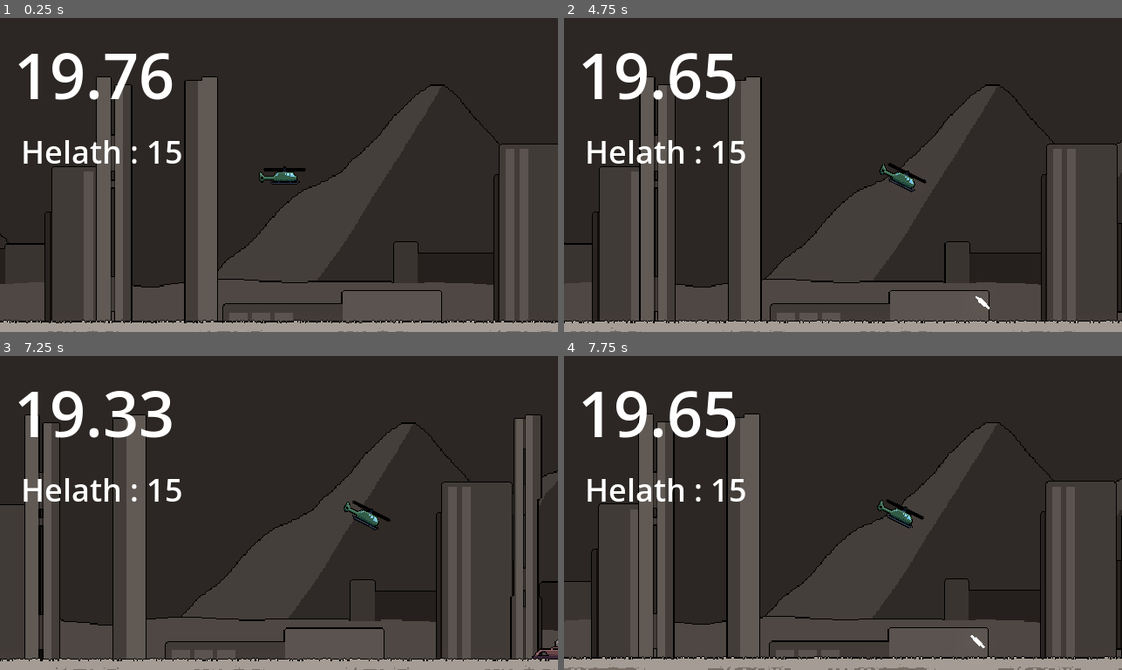
Above: before the commit, frames 1-4 (two rows, left to right).
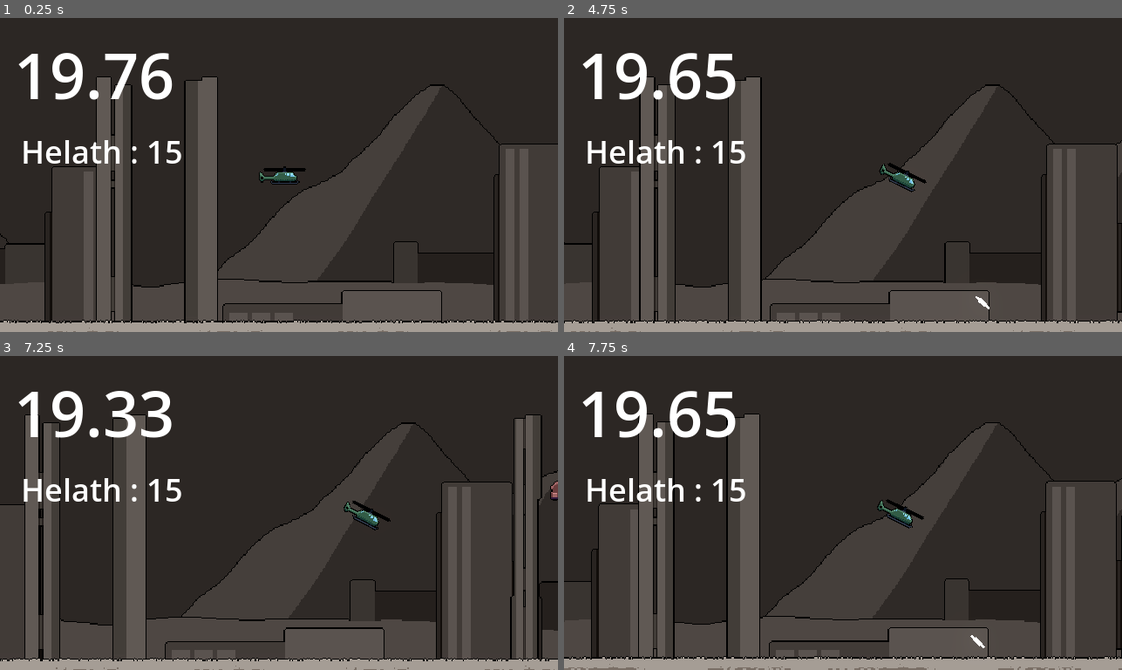
Above: after the commit, the same moments.

Repository: sirius-leaf/20s-Game-Project
Game: Godot game, scene res://Scene/Level Scene/level.tscn
The game is run twice, just before and just after one commit, with the same random seed, the same clock (stepped at 60 frames per second) and the same inputs.
Inputs:
- Up to frame 1 (0.25 s): no input
- Up to frame 2 (4.75 s): hold R 0.53-1.28 s; hold Up (ui_up) 0.53-2.03 s; tap Space at 0.77, 1.52, 3.02, 3.77, 4.52 s; tap R at 1.35, 2.85, 4.35 s; hold R 2.03-2.78 s; hold Left (ui_left) 2.03-3.53 s; hold Down (ui_down) 3.53-4.28 s; hold R 3.53-4.28 s; hold Right (ui_right) from 4.28 s (still down)
- Up to frame 3 (7.25 s): release Right (ui_right) at 5.03 s; hold Up (ui_up) 5.03-5.78 s; hold R 5.03-5.78 s; hold Right (ui_right) from 5.78 s (still down); tap R at 5.85 s; tap Space at 6.02, 6.77 s; hold R from 6.53 s (still down)
- Up to frame 4 (7.75 s): keep holding Right (ui_right); release R at 7.28 s; tap R at 7.35 s; tap Space at 7.52 s

Frames 1-2 are identical in both runs. In frame 3, 0.2% of the frame differs, in the area x 95-100%, y 39-97%; in frame 4, nothing differs.
Error before the commit: Invalid access to property or key 'global_position' on a base object of type 'null instance'. (res://Script/turret.gd:42)
Error after the commit: Invalid access to property or key 'ChaosMode' on a base object of type 'null instance'. (res://Script/turret.gd:44)

Commit message:
added chaos mode

Diff:
--- a/Scene/Level Scene/level.tscn
+++ b/Scene/Level Scene/level.tscn
@@ -1,7 +1,7 @@
 [gd_scene load_steps=23 format=3 uid="uid://xm5ntgfadppk"]
 
 [ext_resource type="PackedScene" uid="uid://cdp1ti4scnxv" path="res://Scene/Object Scene/player.tscn" id="1_7koso"]
-[ext_resource type="Script" path="res://Script/bgm.gd" id="2_bjuh4"]
+[ext_resource type="Script" path="res://Script/global_setting.gd" id="1_vknd6"]
 [ext_resource type="AudioStream" uid="uid://c8emwgw2gpncx" path="res://Asset/Music/20s game ost.mp3" id="2_c7ai7"]
 [ext_resource type="Script" path="res://Script/floor.gd" id="3_3x54j"]
 [ext_resource type="Texture2D" uid="uid://d2b0sc40y3hsr" path="res://Asset/Sprite/Just a box.png" id="3_a8qrf"]
@@ -36,16 +36,18 @@
 [node name="Level" type="Node2D"]
 top_level = true
 
-[node name="BGM" type="AudioStreamPlayer2D" parent="."]
+[node name="GlobalSetting" type="Node" parent="."]
+script = ExtResource("1_vknd6")
+ChaosMode = true
+
+[node name="BGM" type="AudioStreamPlayer" parent="."]
 stream = ExtResource("2_c7ai7")
 volume_db = -4.0
 autoplay = true
-script = ExtResource("2_bjuh4")
 
-[node name="PlayerSFX" type="AudioStreamPlayer2D" parent="BGM"]
+[node name="PlayerSFX" type="AudioStreamPlayer" parent="BGM"]
 stream = ExtResource("3_f37xc")
-volume_db = -4.0
-pitch_scale = 0.48
+volume_db = -2.0
 
 [node name="Player Camera" type="Camera2D" parent="."]
 zoom = Vector2(1.3, 1.3)
--- a/Scene/Object Scene/power_source.tscn
+++ b/Scene/Object Scene/power_source.tscn
@@ -1,8 +1,9 @@
-[gd_scene load_steps=7 format=3 uid="uid://dd3wvihb4gtvr"]
+[gd_scene load_steps=8 format=3 uid="uid://dd3wvihb4gtvr"]
 
 [ext_resource type="Script" path="res://Script/power_source.gd" id="1_p0r6m"]
 [ext_resource type="Texture2D" uid="uid://bcdl5ylhwo084" path="res://Asset/Sprite/Buildings.png" id="2_d1iye"]
 [ext_resource type="PackedScene" uid="uid://cxxrwpfsn6ajf" path="res://Scene/Object Scene/Particle/power_explosion.tscn" id="2_mtrkb"]
+[ext_resource type="Texture2D" uid="uid://d2b0sc40y3hsr" path="res://Asset/Sprite/Just a box.png" id="4_7oma7"]
 
 [sub_resource type="RectangleShape2D" id="RectangleShape2D_s12jm"]
 size = Vector2(32, 96)
@@ -36,3 +37,9 @@
 position = Vector2(0, -96)
 points = PackedVector2Array(0, 0, 0, -400)
 gradient = SubResource("Gradient_5m7gi")
+
+[node name="JustABox" type="Sprite2D" parent="."]
+modulate = Color(2.55, 1.5, 1, 1)
+position = Vector2(0, -80)
+scale = Vector2(0.644273, 0.587587)
+texture = ExtResource("4_7oma7")
--- a/Script/bgm.gd
+++ /dev/null
@@ -1,6 +0,0 @@
-extends AudioStreamPlayer2D
-
-@onready var player: RigidBody2D = $"../Player"
-
-func _process(delta: float) -> void:
-	global_position = Vector2(player.position)
--- a/Script/enemy.gd
+++ b/Script/enemy.gd
@@ -23,12 +23,16 @@
 @onready var bullet_spawner: Marker2D = $EnemyBody/BulletSpawner
 @onready var fire_rate: Timer = $EnemyBody/FireRate
 @onready var sprite = $EnemyBody/Sprite
+@onready var global_setting: GlobalSetting = $"../GlobalSetting"
 
 func _ready():
 	_rng.randomize()
 
-	if enemyType == Type.EXPLODE: sprite.material.set_shader_parameter("active", 0.0)
-
+	if enemyType == Type.EXPLODE:
+		fire_rate.wait_time = 0.5 if global_setting.ChaosMode else 1.0
+		sprite.material.set_shader_parameter("active", 0.0)
+	else:
+		fire_rate.wait_time = 0.2 if global_setting.ChaosMode else 0.3
 
 
 func _process(delta):
--- /dev/null
+++ b/Script/global_setting.gd
@@ -0,0 +1,5 @@
+class_name GlobalSetting
+
+extends Node
+
+@export var ChaosMode: bool
--- a/Script/level_builder.gd
+++ b/Script/level_builder.gd
@@ -11,16 +11,20 @@
 var _powerSourceSpawnPos := 1000.0
 var _powerSourceAmount := 0
 var _build := true
+var _objectSpawnOffset: float
 
 @onready var player: RigidBody2D = $"../Player"
+@onready var global_setting: GlobalSetting = $"../GlobalSetting"
 
 func _process(delta):
 	if global_position.x - player.global_position.x < 350.0 and _build:
 		build()
 
+	_objectSpawnOffset = 150.0 if global_setting.ChaosMode else 300.0
+
 
 func build():
-	var spawnType := _rng.randi_range(1, 6)
+	var spawnType := _rng.randi_range(1, 8)
 	var moveOffset := 0.0
 
 	if global_position.x >= _powerSourceSpawnPos:
@@ -42,14 +46,14 @@
 
 		_object.global_position = global_position
 		_build = false
-	elif spawnType <= 1:
+	elif spawnType <= 2:
 		# spawn flying enemy
 		_object = flyingEnemy[_rng.randi_range(0, flyingEnemy.size() -
 				1)].instantiate()
 
 		_object.global_position = Vector2(global_position.x,
 				global_position.y - _rng.randf_range(50.0, 400.0))
-	elif spawnType <= 3:
+	elif spawnType <= 5:
 		# spawn buildings
 		_object = building[_rng.randi_range(0, building.size() - 1)].instantiate()
 
@@ -66,4 +70,4 @@
 
 	get_tree().root.get_child(0).add_child(_object)
 
-	global_position.x += 70 + moveOffset + _rng.randf_range(0.0, 250.0)
+	global_position.x += 70 + moveOffset + _rng.randf_range(0.0, _objectSpawnOffset)
--- a/Script/missle_turret.gd
+++ b/Script/missle_turret.gd
@@ -8,13 +8,20 @@
 
 var _missle: Area2D
 var _rng := RandomNumberGenerator.new()
+var _fireRateModifier: float
+var _shootRangeMod: float
 
 @onready var player: RigidBody2D = $"../Player"
 @onready var missle_spawner = $"Missle Spawner"
 @onready var fire_rate = $FireRate
 @onready var sfx: AudioStreamPlayer2D = $MissleShot
+@onready var global_setting: GlobalSetting = $"../GlobalSetting"
 
 func _ready():
+	var isChaosMode := global_setting.ChaosMode
+	_fireRateModifier = 1.0 if isChaosMode else 0.0
+	_shootRangeMod = 200.0 if isChaosMode else 0.0
+
 	fire_rate.start()
 
 
@@ -33,9 +40,10 @@
 func _on_fire_rate_timeout():
 	var distanceToPlayer = global_position.distance_to(player.global_position)
 
-	if distanceToPlayer <= 300.0:
+	if distanceToPlayer <= 300.0 + _shootRangeMod:
 		shoot()
-		fire_rate.wait_time = _rng.randf_range(shotDelay[0], shotDelay[1])
+		fire_rate.wait_time = _rng.randf_range(shotDelay[0] - _fireRateModifier,
+				shotDelay[1] - _fireRateModifier)
 		fire_rate.start()
 
 
--- a/Script/player.gd
+++ b/Script/player.gd
@@ -14,7 +14,8 @@
 
 @onready var bullet_spawner: Marker2D = $BulletSpawner
 @onready var player_sprite: Sprite2D = $Player
-@onready var player_sfx: AudioStreamPlayer2D = $"../BGM/PlayerSFX"
+@onready var player_sfx: AudioStreamPlayer = $"../BGM/PlayerSFX"
+@onready var player_collider: CollisionShape2D = $"Player Collider"
 
 func _process(delta):
 	var moveInput := Vector2(Input.get_axis("ui_left", "ui_right"),
@@ -70,6 +71,7 @@
 
 func game_over():
 	player_sprite.visible = false
+	player_collider.disabled = true
 
 	await get_tree().create_timer(1.0).timeout
 
--- a/Script/turret.gd
+++ b/Script/turret.gd
@@ -21,6 +21,7 @@
 var _fire: bool = false
 var _bullet
 var _shoot_state: int = 1
+var _shotDelayMod: float
 
 @onready var player: RigidBody2D = $"../Player"
 @onready var gun: Node2D = $Gun
@@ -28,14 +29,19 @@
 @onready var shot_controller: Timer = $"Shot Controller"
 @onready var fire_rate = $"Fire Rate"
 @onready var laser: AudioStreamPlayer2D = $LaserSFX
+@onready var global_setting: GlobalSetting = $"../GlobalSetting"
 
 func _ready():
+
 	_rng.randomize()
 	shot_controller.start()
 	fire_rate.wait_time = fireRate
 
 	if turretType == TurretTypeEnum.BULLET:
+		_shotDelayMod = 1.0 if global_setting.ChaosMode else 0.0
 		shot_controller.connect("timeout", _on_shot_controller_timeout)
+	else:
+		_shotDelayMod = 0.5 if global_setting.ChaosMode else 0.0
 
 
 func _process(delta):
@@ -70,7 +76,8 @@
 			ShootBullet()
 		TurretTypeEnum.LASER:
 			Shoot()
-			fire_rate.wait_time = _rng.randf_range(shotDelay[0], shotDelay[1])
+			fire_rate.wait_time = _rng.randf_range(shotDelay[0] - _shotDelayMod,
+					shotDelay[1] - _shotDelayMod)
 
 
 func _on_shot_controller_timeout():
@@ -80,7 +87,8 @@
 			shot_controller.wait_time = shotDuration
 		-1:
 			_fire = false
-			shot_controller.wait_time = _rng.randf_range(shotDelay[0], shotDelay[1])
+			shot_controller.wait_time = _rng.randf_range(shotDelay[0] - \
+					_shotDelayMod, shotDelay[1] - _shotDelayMod)
 
 	_shoot_state *= -1
 	shot_controller.start()
